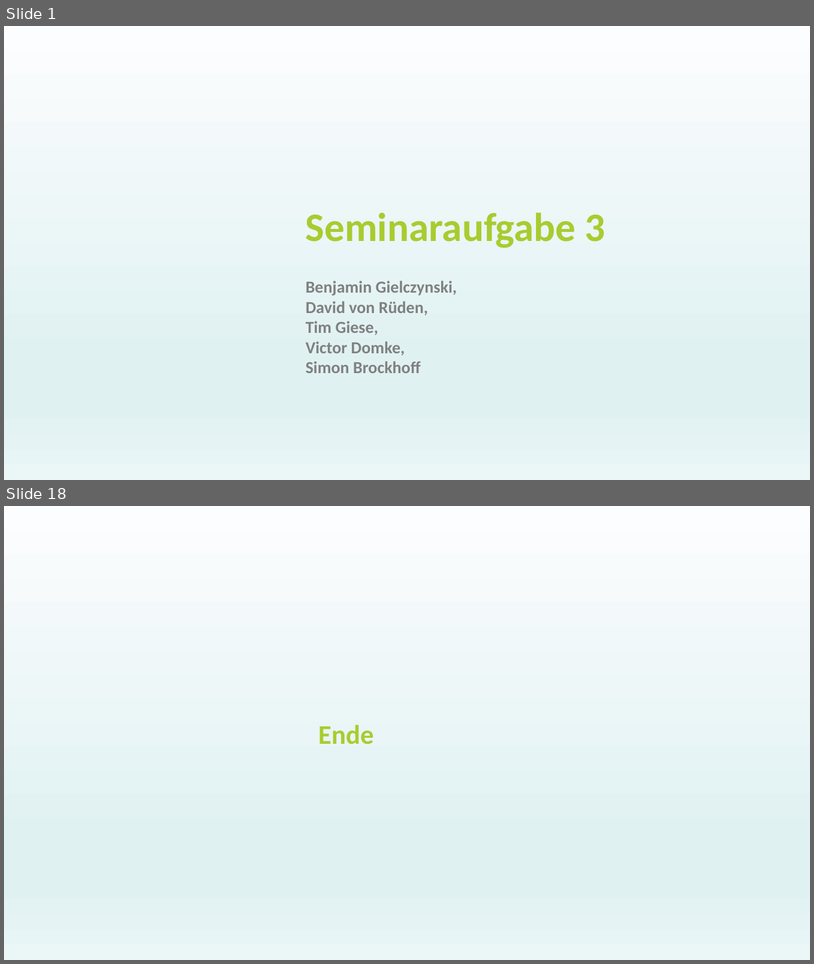
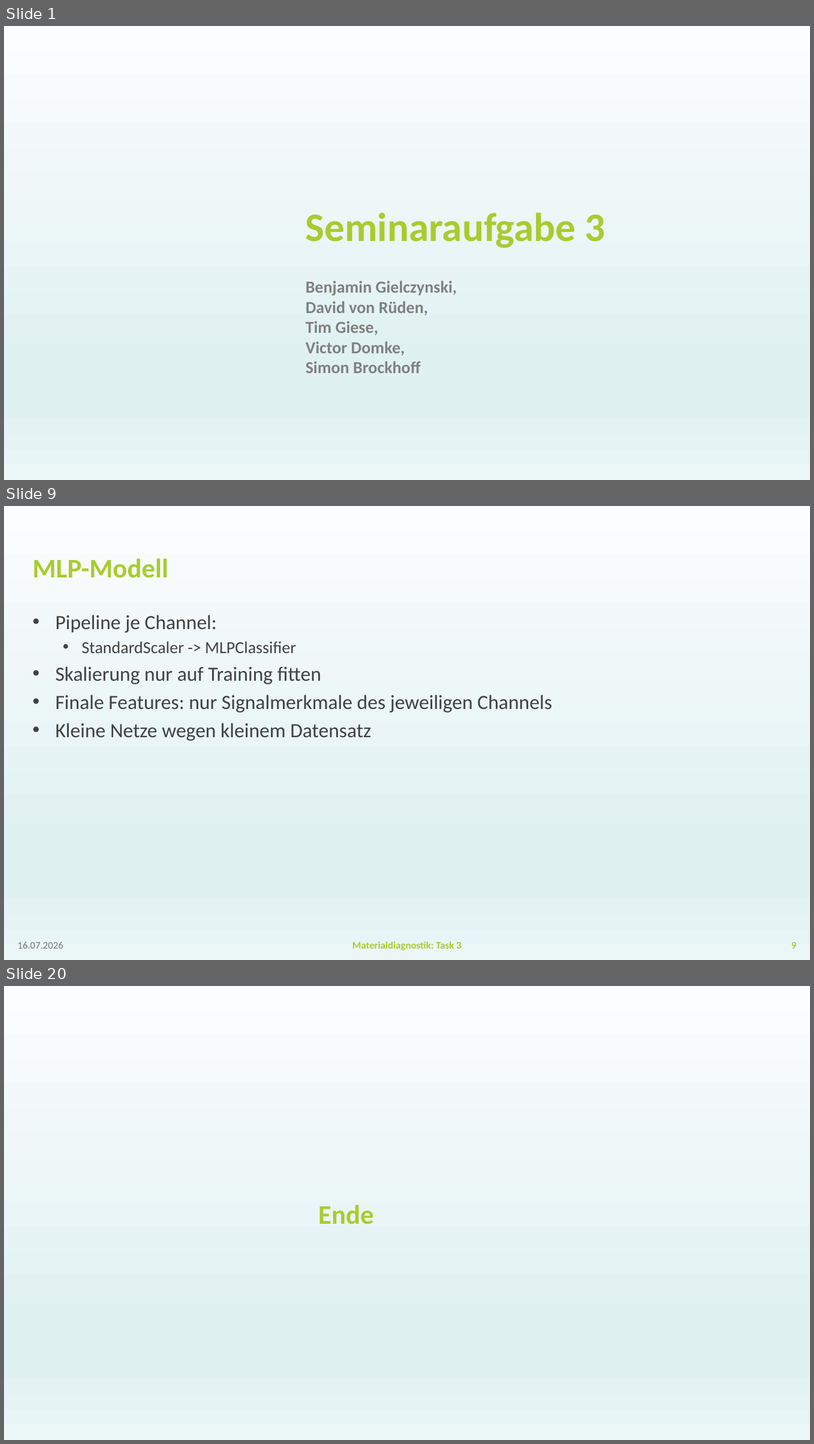
Before and after one commit to BGielczynski/AI_diagnostics, a slide deck: Task_3/Task3Powerpoint.pptx. Shown one above the other, each under a label of ours: slides 1 and 18 before the commit, slides 1, 9 and 20 after it; the slides between them are not shown. The pictures are 814x964 and 814x1444 pixels, drawn with LibreOffice and Linux fonts; fonts in the diff are those of the drawing; background and template pictures are left out. Boxes give left, top, right and bottom in pixels: in the first picture for what was removed or moved away, otherwise in the second. Text is boxed around its words. In the diff, an @@ line names an element or a change of style, - is before the commit and + after.

```diff
--- a/Task_3/Task3Powerpoint.pptx
+++ b/Task_3/Task3Powerpoint.pptx
@@ slide 9 added at box(4, 506, 810, 960), background gradient #FCFDFE to #E0F1F2 to #EBF6F7 @@
@@ title added at box(33, 558, 168, 578), 32 pt, text #A8CC2F, bold @@
+MLP-Modell
@@ text added at box(56, 615, 552, 741), 24 pt, text #414141 @@
+• Pipeline je Channel:
+  • StandardScaler -> MLPClassifier
+• Skalierung nur auf Training fitten
+• Finale Features: nur Signalmerkmale des jeweiligen Channels
+• Kleine Netze wegen kleinem Datensatz
@@ text added at box(18, 941, 63, 948), 12 pt, text #797979 @@
+16.07.2026
@@ text added at box(353, 941, 461, 950), 12 pt, text #A8CC2F, bold @@
+Materialdiagnostik: Task 3
@@ page number added at box(792, 942, 797, 948), 12 pt, text #A8CC2F, bold @@
+9
@@ what was slide 18 is now slide 20 @@
```
Also in this commit, not shown: 9 slides changed, 8 other slides added, 7 slides removed, 3 other files.
